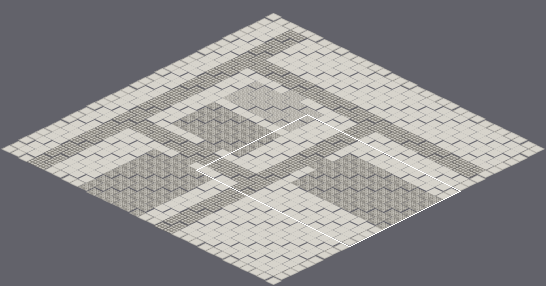
A Tiled map gets an edit: docs/Map-Test-1.tmx. Above: a wide view before the commit, with the close-up outlined.
Close-up. As it was:
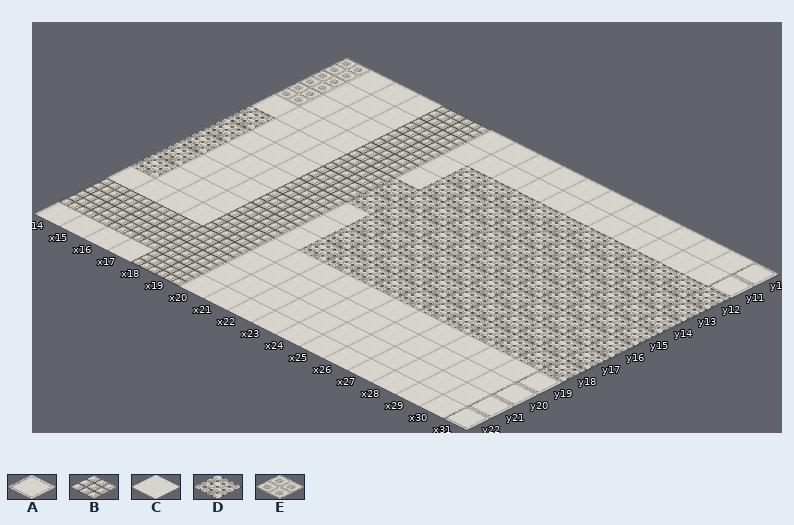
Cells are 128x64 px. Isometric: x runs down to the right, y down to the left. Shown: x 14..31, y 10..22. The commit also changed other parts of the map, which this record leaves out.
Key: from "tile-floor-table-128-64": A 0, B 3, C 4, D 7, E 8.
_ is an empty cell.
Layers that did not change in this view are not listed.
Layer "Floor" before, first column x 14:
10 ECCCBBCCCCCCCCCCCA
11 ECCCBBCCCCCCCCCCCA
12 ECCCBBCDDDDDDDDDDD
13 CCCCBBCDDDDDDDDDDD
14 DCCCBBDDDDDDDDDDDD
15 DCCCBBDDDDDDDDDDDD
16 DCCCBBCDDDDDDDDDDD
17 DCCCBBCDDDDDDDDDDD
18 DCCCBBCDDDDDDDDDDD
19 CCCCBBCCCCCCCCCCCA
20 BBBBBBCCCCCCCCCCCA
21 BBBBBBCCCCCCCCCCCA
22 CCCCBBCCCCCCCCCCCA
After the commit:
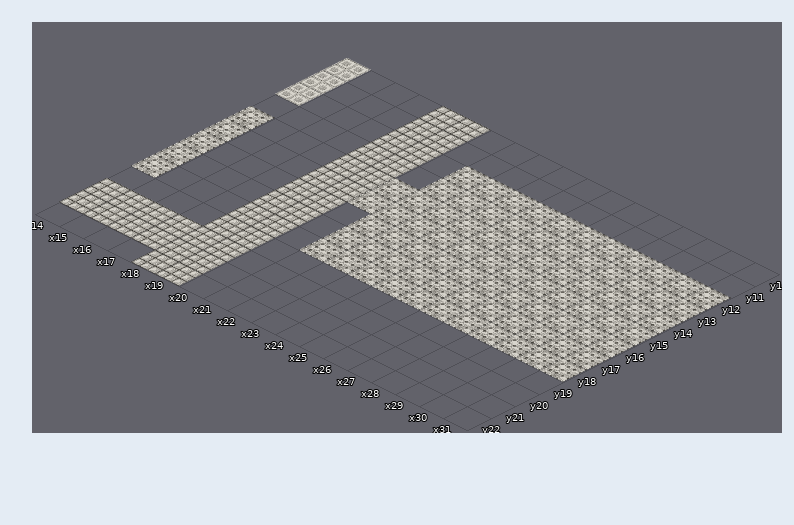
Changes in this commit:
Layer "Floor":
The author cleared tile A in rows 10 to 11 at x 31; in rows 19 to 22 at x 31.
The author cleared tile C in rows 10 to 11 at x 15 to 17 and 20 to 30; in row 12 at x 15 to 17 and 20; in row 13 at x 14 to 17 and 20; in rows 14 to 15 at x 15 to 17; in rows 16 to 18 at x 15 to 17 and 20; in row 19 at x 14 to 17 and 20 to 30.
The author cleared tile C in rows 20 to 21 at x 20 to 30; in row 22 at x 14 to 17 and 20 to 30.
